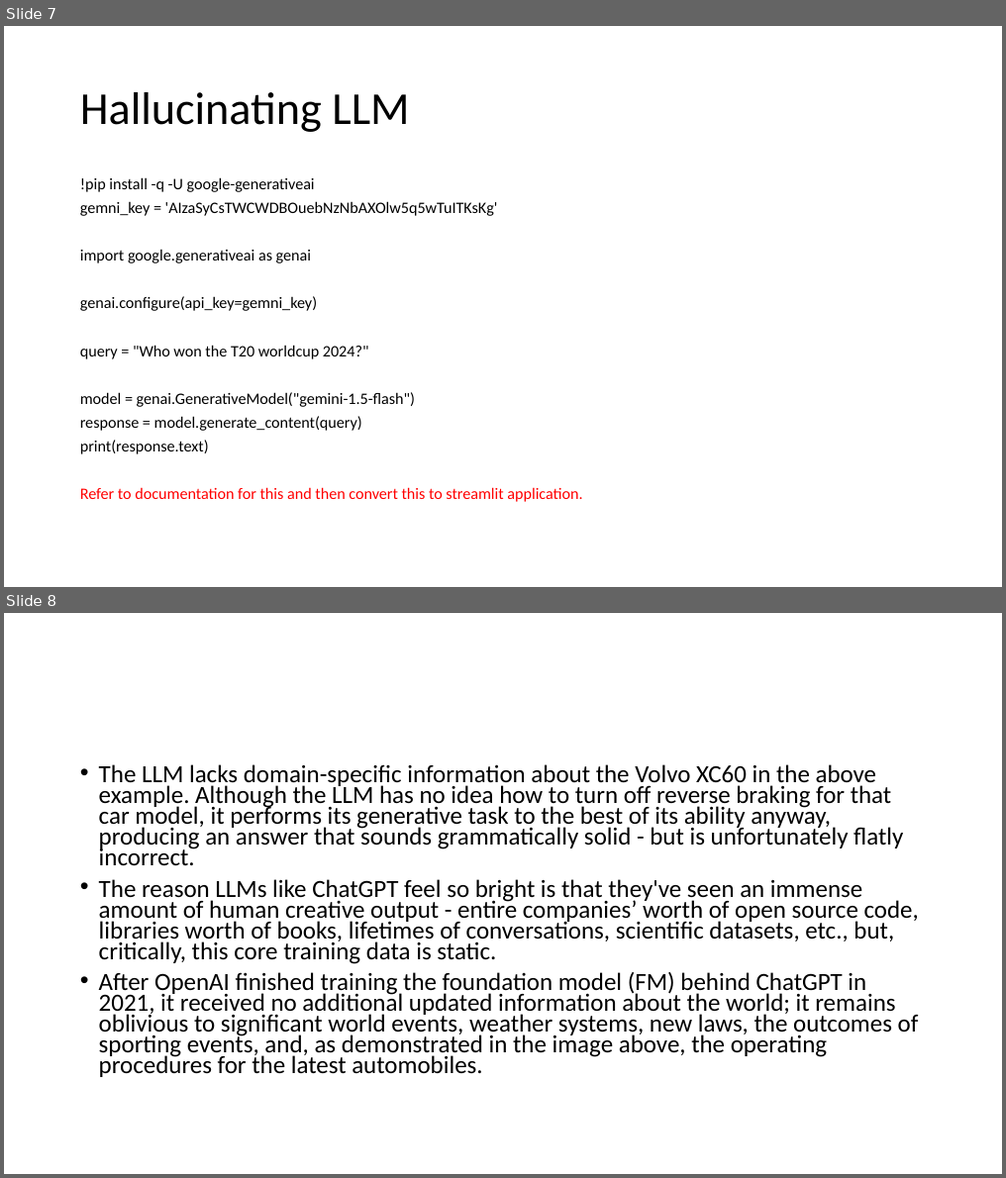
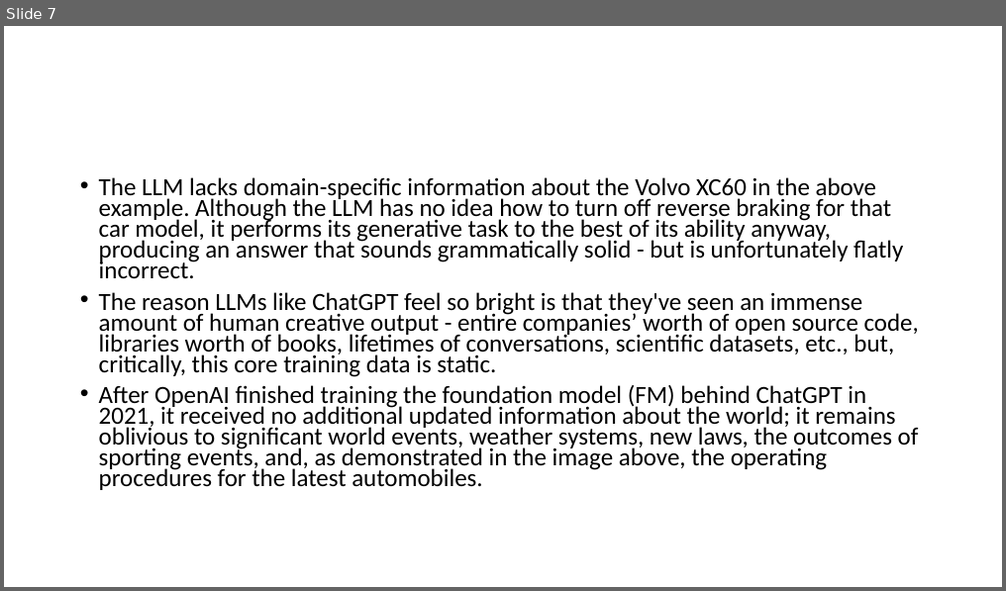
Before and after one commit to FS-G/AI_and_DataScince_Module, a slide deck: 11_generative_ai/2_generative_ai_and_rag.pptx. Shown one above the other, each under a label of ours: slides 7 and 8 before the commit, slide 7 after it. The pictures are 1006x1178 and 1006x591 pixels, drawn with LibreOffice and Linux fonts; fonts in the diff are those of the drawing. Boxes give left, top, right and bottom in pixels: in the first picture for what was removed or moved away, otherwise in the second. Text is boxed around its words. In the diff, an @@ line names an element or a change of style, - is before the commit and + after.

```diff
--- a/11_generative_ai/2_generative_ai_and_rag.pptx
+++ b/11_generative_ai/2_generative_ai_and_rag.pptx
@@ slide 7 removed at [4, 26, 1002, 587], background #FFFFFF @@
@@ title removed at [80, 92, 409, 132] @@
-Hallucinating LLM
@@ text removed at [80, 177, 582, 502] @@
-!pip install -q -U google-generativeai
-gemni_key = 'AIzaSyCsTWCWDBOuebNzNbAXOlw5q5wTuITKsKg'
-import google.generativeai as genai
-genai.configure(api_key=gemni_key)
-query = "Who won the T20 worldcup 2024?"
-model = genai.GenerativeModel("gemini-1.5-flash")
-response = model.generate_content(query)
-print(response.text)
-Refer to documentation for this and then convert this to streamlit application.
@@ what was slide 8 is now slide 7 @@
```
Also in this commit, not shown: 2 slides changed, 1 slide added, 1 other slide removed, 3 other files.
